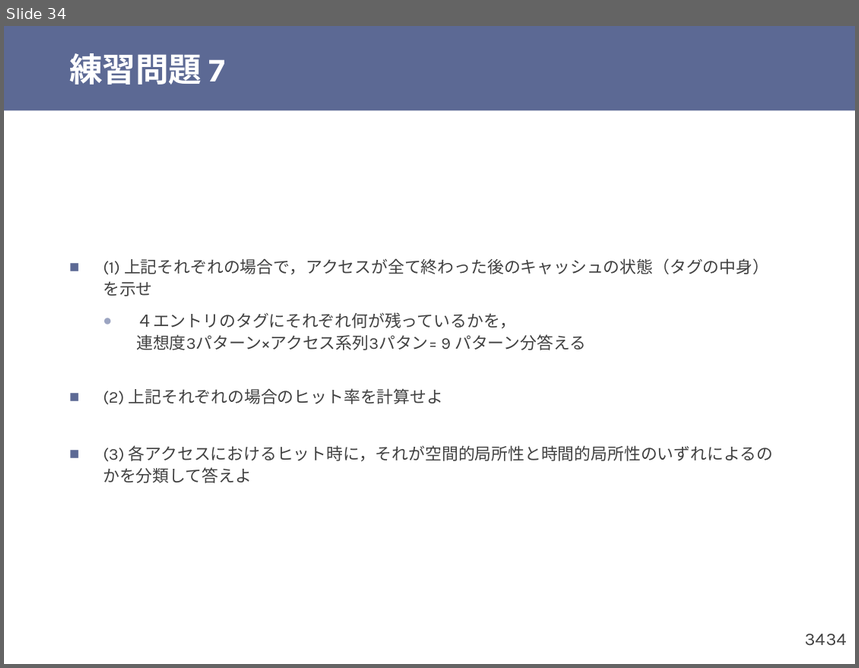
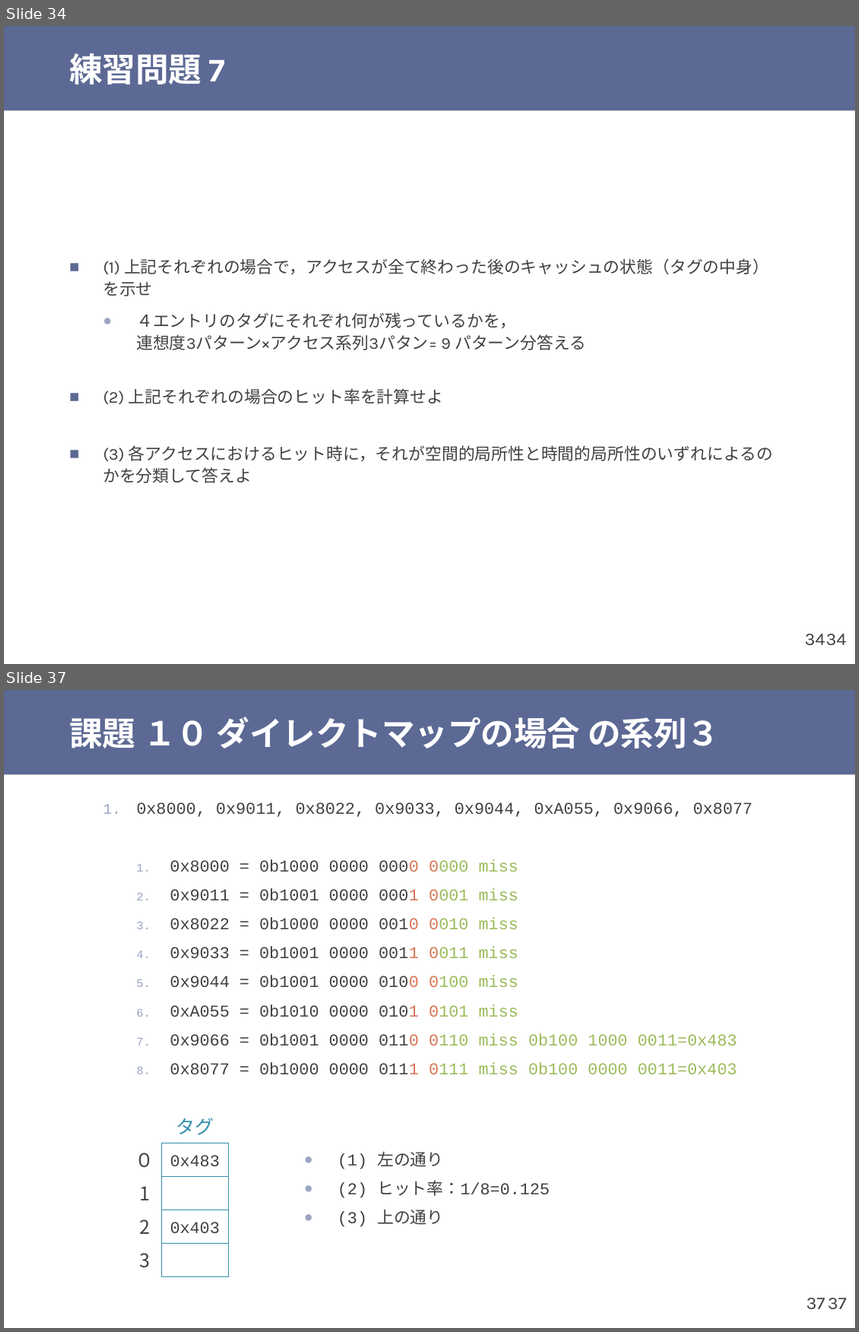
Before and after one commit to shioyadan/otya-computer-architecture-i, a slide deck: cai-shioya-exercises.pptx. Shown one above the other, each under a label of ours: slide 34 before the commit, slides 34 and 37 after it; the slides between them are not shown. The pictures are 859x668 and 859x1332 pixels, drawn with LibreOffice and Linux fonts; fonts in the diff are those of the drawing. Boxes give left, top, right and bottom in pixels: in the first picture for what was removed or moved away, otherwise in the second. Text is boxed around its words. In the diff, an @@ line names an element or a change of style, - is before the commit and + after.

```diff
--- a/cai-shioya-exercises.pptx
+++ b/cai-shioya-exercises.pptx
@@ slide 37 added at (x1=4, y1=690, x2=855, y2=1328), background #FFFFFF; not listed: 2 template elements that a slide beside it also shows @@
@@ title added at (x1=69, y1=717, x2=720, y2=749), 28 pt, text #FFFFFF, bold @@
+課題 １０ ダイレクトマップの場合 の系列３
@@ text added at (x1=136, y1=802, x2=753, y2=1075), 14 pt, text #404040 @@
+  1. 0x8000, 0x9011, 0x8022, 0x9033, 0x9044, 0xA055, 0x9066, 0x8077
+    1. 0x8000 = 0b1000 0000 0000 0000 miss
+    2. 0x9011 = 0b1001 0000 0001 0001 miss
+    3. 0x8022 = 0b1000 0000 0010 0010 miss
+    4. 0x9033 = 0b1001 0000 0011 0011 miss
+    5. 0x9044 = 0b1001 0000 0100 0100 miss
+    6. 0xA055 = 0b1010 0000 0101 0101 miss
+    7. 0x9066 = 0b1001 0000 0110 0110 miss 0b100 1000 0011=0x483
+    8. 0x8077 = 0b1000 0000 0111 0111 miss 0b100 0000 0011=0x403
@@ text added at (x1=176, y1=1118, x2=214, y2=1135), 16 pt, text #328FAC @@
+タグ
@@ rectangle added at (x1=161, y1=1143, x2=229, y2=1176), outline #328FAC 0.75 pt, 14 pt, text #404040 @@
+0x483
@@ text added at (x1=135, y1=1153, x2=154, y2=1168), 16 pt, text #404040 @@
+０
@@ text added at (x1=338, y1=1151, x2=550, y2=1227), 14 pt, text #404040 @@
+  ● (1) 左の通り
+  ● (2) ヒット率：1/8=0.125
+  ● (3) 上の通り
@@ text added at (x1=139, y1=1186, x2=150, y2=1201), 16 pt, text #404040 @@
+1
@@ rectangle added at (x1=161, y1=1177, x2=229, y2=1210), outline #328FAC 0.75 pt @@
@@ rectangle added at (x1=161, y1=1210, x2=229, y2=1243), outline #328FAC 0.75 pt, 14 pt, text #404040 @@
+0x403
@@ text added at (x1=139, y1=1220, x2=150, y2=1234), 16 pt, text #404040 @@
+2
@@ text added at (x1=139, y1=1253, x2=150, y2=1268), 16 pt, text #404040 @@
+3
@@ rectangle added at (x1=161, y1=1244, x2=229, y2=1277), outline #328FAC 0.75 pt @@
@@ page number added at (x1=807, y1=1298, x2=826, y2=1310), 15 pt, text #404040 @@
+37
```
Also in this commit, not shown: 1 slide changed, 8 other slides added, 2 other files.
